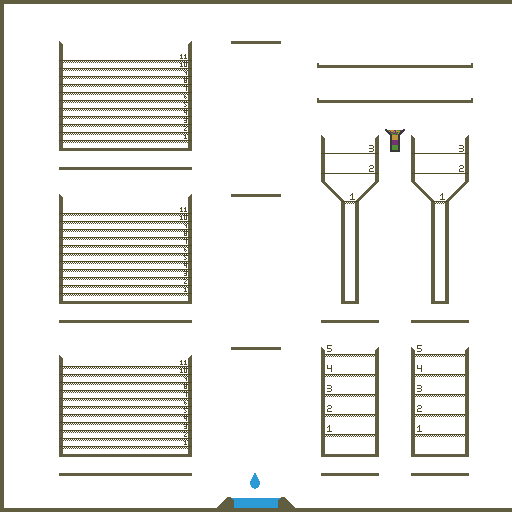
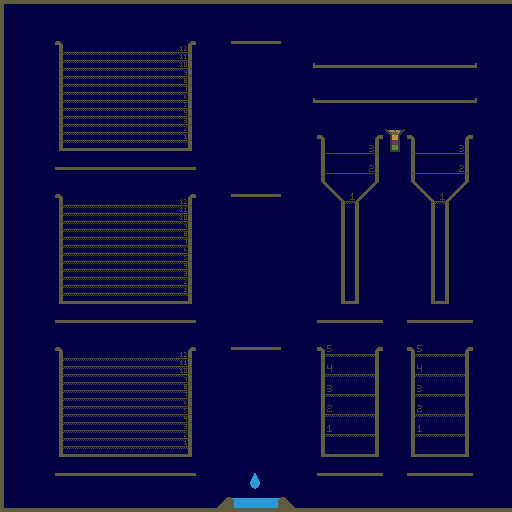
Revision of a layered w=512, h=512 image; what changed, layer by layer:
painted on "bigv" over (x1=55, y1=41, x2=477, y2=476)
added layer "scene_2.png" over (x1=4, y1=4, x2=512, y2=508)
